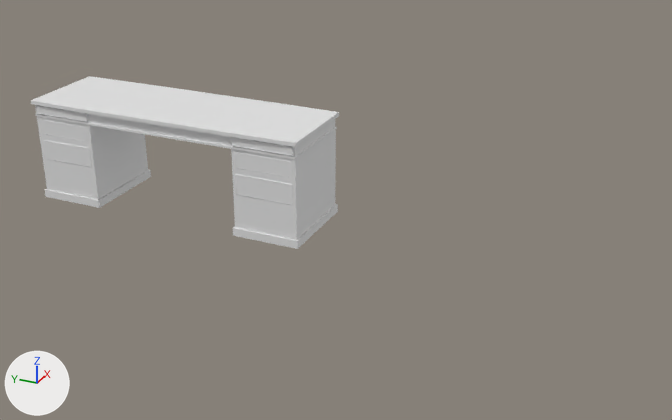
The Blender file Blender Models/Desk_V1.blend: old version first, new version second.
Rendered twice from a 50 mm camera at (-16.8, -4.84, 8.61) aimed at (0.04, 2.74, 0.19). Lighting does not change. The marker at lower left points along +X, +Y and +Z.
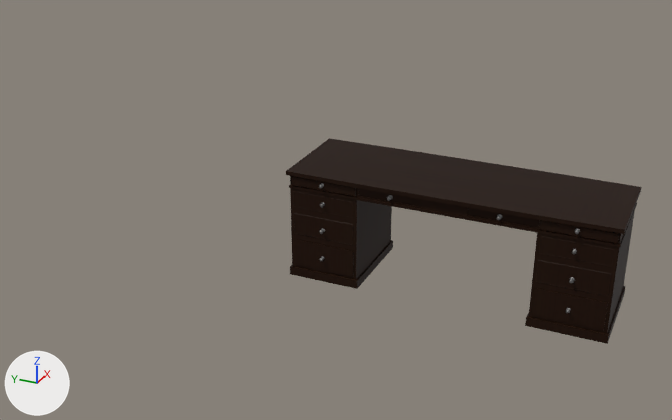
Where the change shows, as pixel boxes [x1, y1, x2, y2] in the pictures (672 x 420 px):
'Cube.005', reshaped, moved (15% wider, 19% taller)
    before: [31, 76, 339, 249]
    after: [286, 138, 641, 344]
'Cube.002', added
    after: [387, 195, 502, 220]
'Cube.004', added
    after: [319, 229, 575, 283]
'Cube.000', added
    after: [319, 183, 580, 234]
part 1 of me_cube_008, built on
    before: [46, 84, 294, 237]
    after: [294, 148, 608, 331]
part 2 of me_cube_008, recoloured (grey to black)
    before: [31, 76, 339, 249]
    after: [286, 138, 641, 344]

Edits to the bpy script that builds the scene:
```text
Add img_polishedwood_png:
    img_polishedwood_png = load_image('PolishedWood.png', '../Textures/PolishedWood.png', 1080, 1080, 'sRGB')
Add img_metal_png:
    img_metal_png = load_image('Metal.png', '../Textures/Metal.png', 1080, 1080, 'sRGB')
Add mat_material_006:
    mat_material_006 = principled_material('Material.006')
    mat_material_006.texture = img_polishedwood_png
    mat_material_006.specular_ior_level = 0.106
    mat_material_006.coat_weight = 0.00429
    mat_material_006.coat_roughness = 0.0814
Add mat_material_004:
    mat_material_004 = bpy.data.materials.new('Material.004')
    # colours: white #ffffff
    # uses the picture img_metal_png
Change me_cube_008:
    used by ob_cube_005; location = (0.0, 6.5, 0.65)
    remove me_cube_008.from_pydata(...)  # 128 vertices, 126 faces; spans x -1.09..1.09, y -0.02..3.38, z -1.0..1.4
    add me_cube_008.from_pydata(...)  # 160 vertices, 158 faces; spans x -1.09..1.09, y -0.02..3.38, z -1.0..1.4
    me_cube_008 part 1
    21 faces are deleted
    16 vertices are added at x -1.03..1.0, y 0.44..3.25, z -0.75..1.28
    16 new vertices lie (0.0, -1.39, 0.0) away from vertices in x -1.09..1.09, y 1.82, z 1.02..1.4
    53 new faces join them
    me_cube_008 part 2: 105 faces spanning x -1.09..1.09, y -0.02..3.38, z -1.0..1.4 switch from no material to mat_material_006 (picture img_polishedwood_png)
Add me_cube_009:
    me_cube_009.from_pydata(...)  # 160 vertices, 130 faces; spans x -1.2701..-1.14, y 2.4994..2.6374, z 0.1297..0.2532
    me_cube_009.materials.append(mat_material_004)
Add me_cube_006:
    me_cube_006.from_pydata(...)  # 160 vertices, 130 faces; spans x -1.2501..-1.12, y 1.0347..1.1728, z 1.1364..1.2599
    me_cube_006.materials.append(mat_material_004)
Add me_cube_000:
    me_cube_000.from_pydata(...)  # 160 vertices, 130 faces; spans x -1.1354..-1.0053, y 2.4967..2.6347, z 1.1545..1.278
    me_cube_000.materials.append(mat_material_004)
Change ob_cube_005:
    ob_cube_005.location: (0.0, 6.5, 0.65) -> (0.0, -0.01, 0.0)
Add ob_cube_004:
    ob_cube_004 = bpy.data.objects.new('Cube.004', me_cube_009)
    ob_cube_004.location = (0.15, 0.0, 0.0)
    _m = ob_cube_004.modifiers.new('Mirror', 'MIRROR')
    _m.use_axis = (False, True, False)
    _m.use_bisect_axis = (False, True, False)
Add ob_cube_002:
    ob_cube_002 = bpy.data.objects.new('Cube.002', me_cube_006)
    ob_cube_002.location = (0.15, 0.0, 0.0)
    _m = ob_cube_002.modifiers.new('Mirror', 'MIRROR')
    _m.use_axis = (False, True, False)
    _m.use_bisect_axis = (False, True, False)
Add ob_cube_000:
    ob_cube_000 = bpy.data.objects.new('Cube.000', me_cube_000)
    ob_cube_000.location = (0.0, 0.0, 0.0)
    _m = ob_cube_000.modifiers.new('Mirror', 'MIRROR')
    _m.use_axis = (False, True, False)
    _m.use_bisect_axis = (False, True, False)
```
